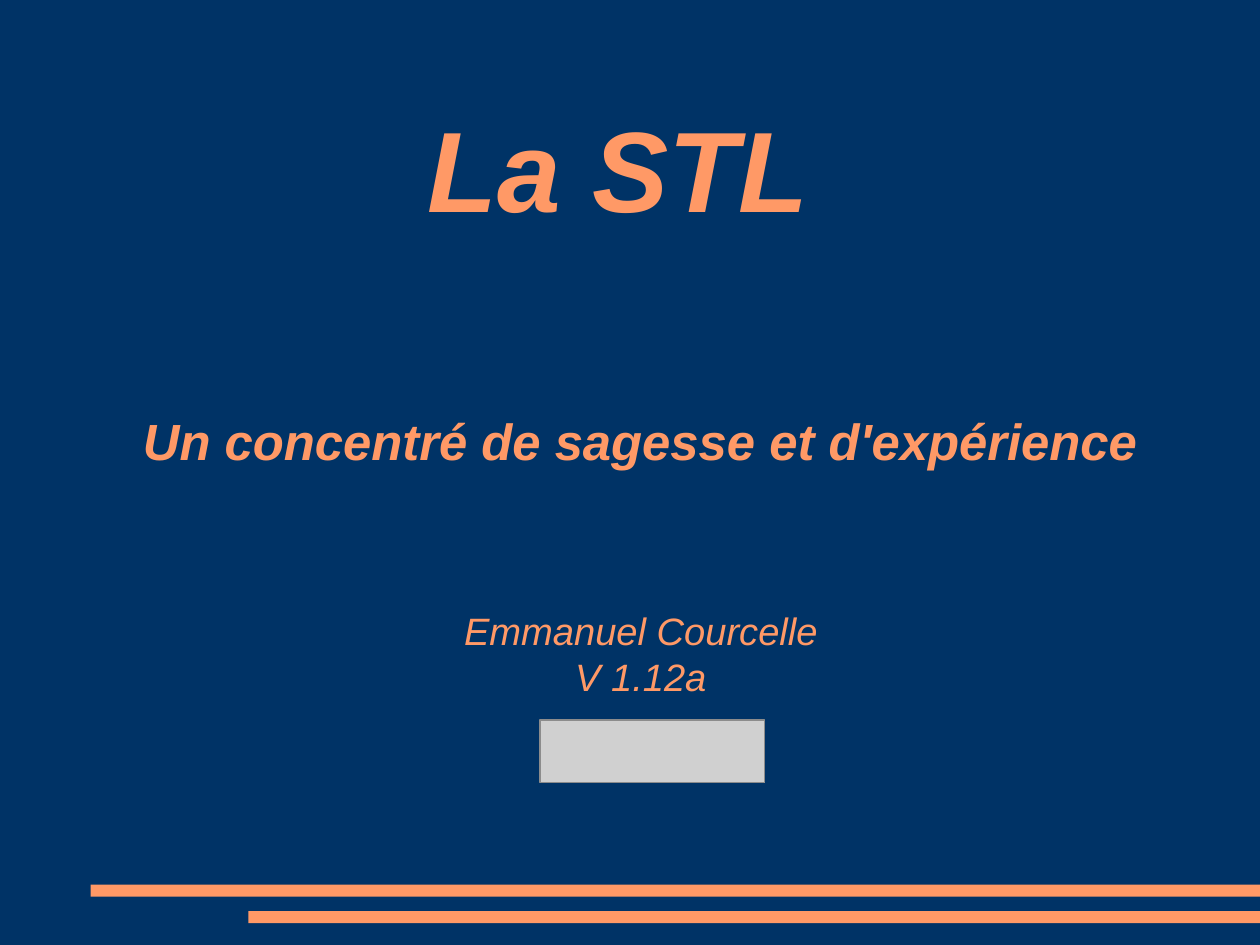
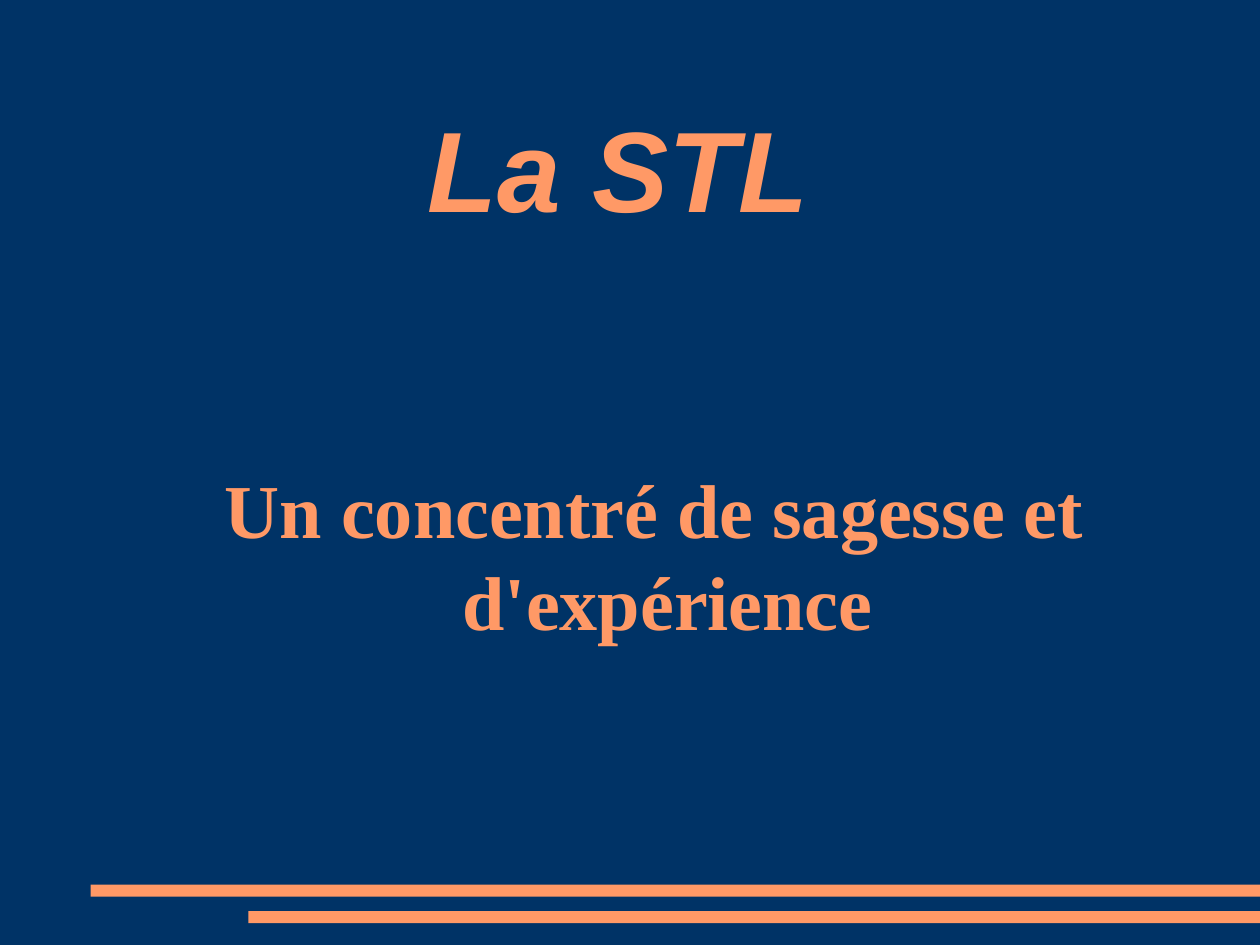
Before and after one commit to manu5801/cours-cplusplus, a slide deck: slide 1 of stl/stl.odp. Drawn at 1260x945 pixels with LibreOffice and Linux fonts; fonts in the diff are those of the drawing; grey boxes stand for pictures. Boxes give left, top, right and bottom in pixels: in the first picture for what was removed or moved away, otherwise in the second. Text is boxed around its words. In the diff, an @@ line names an element or a change of style, - is before the commit and + after.

```diff
--- a/stl/stl.odp
+++ b/stl/stl.odp
@@ subtitle "Un concentré de sagesse et ..." at <box>225,485,1083,644</box>: size 32 to 48 pt, font Arial to Times New Roman, italic off; indent changed @@
@@ subtitle at <box>464,617,818,692</box>: paragraphs removed @@
-Emmanuel Courcelle
-V 1.12a
@@ picture removed at <box>540,720,765,783</box> @@
```
Also in this commit, not shown: 20 other slides changed, 2 slides added, 3 slides removed, 9 other files.
